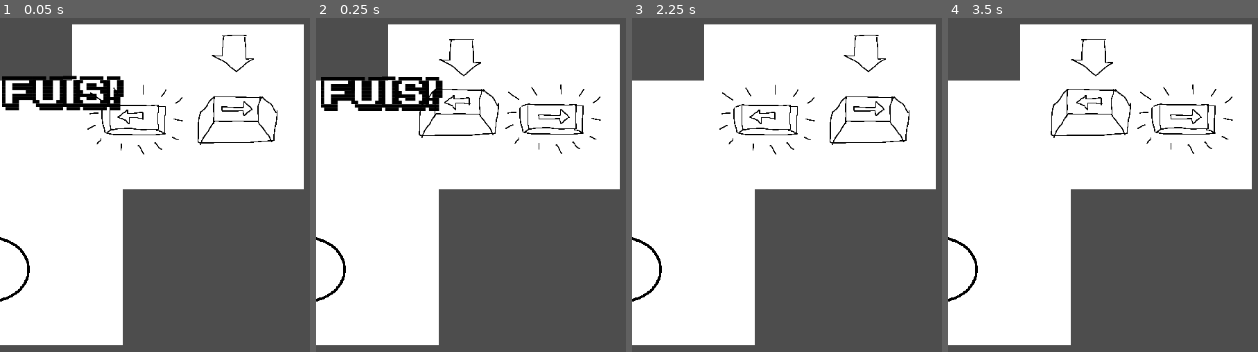
Above: before the commit, frames 1-4 (left to right).
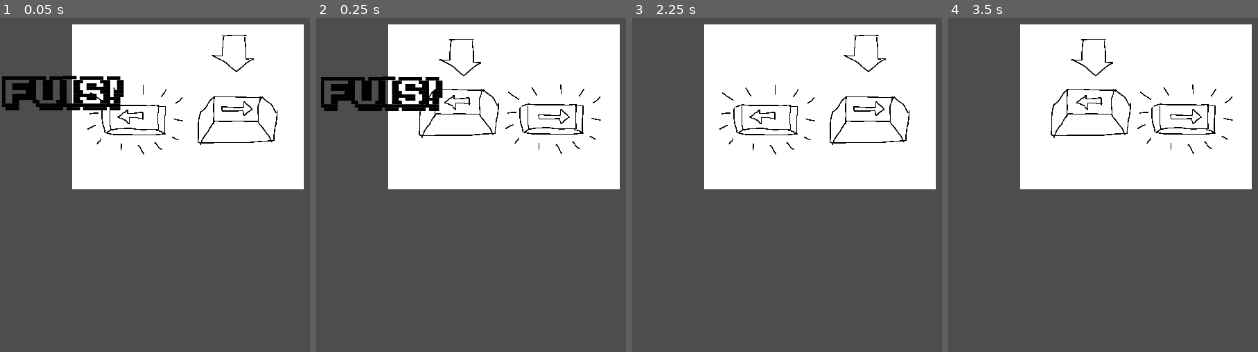
Above: after the commit, the same moments.

Repository: MartinLion1GDC/WarioWareICAN_ML_MD_KK
Game: Godot game, scene res://Jeux/facteur_jeu.tscn
Same seed, same stepped clock (60 frames per second), same inputs: the game is played once before the commit and once after it. This scene is started directly instead of the project's main scene.
Inputs:
- Up to frame 1 (0.05 s): no input
- Up to frame 2 (0.25 s): no input
- Up to frame 3 (2.25 s): tap Enter (ui_accept) at 0.5, 0.77, 1.52 s; hold D (pressright) 0.53-2.03 s; tap Space (PolicierTurnAround) at 0.6, 2.1 s; tap P (spawn) at 1.35 s; hold A (pressleft) from 2.03 s (still down)
- Up to frame 4 (3.5 s): release A (pressleft) at 2.78 s; hold D (pressright) from 2.78 s (still down); tap P (spawn) at 2.85 s; tap Enter (ui_accept) at 3.02 s

The runs differ from the first frame. In frame 1, 25% of the frame differs, in the area x 0-40%, y 18-98%; in frame 2, 25%; in frame 3, 26%; in frame 4, 26%.

Commit message:
push anims facteur
anims + scene facteur

Diff:
--- a/WariowareICAN/Jeux/facteur_jeu.tscn
+++ b/WariowareICAN/Jeux/facteur_jeu.tscn
@@ -1,16 +1,57 @@
-[gd_scene load_steps=8 format=3 uid="uid://dnf61b1smsoyn"]
+[gd_scene load_steps=15 format=3 uid="uid://dnf61b1smsoyn"]
 
 [ext_resource type="Script" path="res://Jeux/facteur_jeu.gd" id="1_0uh8m"]
 [ext_resource type="Texture2D" uid="uid://bqkpmv40k3xau" path="res://AnimationFolder/FacteurAnims/facteur.png" id="2_41oxv"]
+[ext_resource type="Texture2D" uid="uid://2ms075qsef1x" path="res://AnimationFolder/FacteurAnims/pixel_art_WARIOWARE_3.png" id="2_jwdfp"]
 [ext_resource type="Texture2D" uid="uid://b5j6mwr2840ul" path="res://AnimationFolder/FacteurAnims/pressleft.png" id="3_o6jvg"]
 [ext_resource type="Texture2D" uid="uid://cxd3418glpm3h" path="res://AnimationFolder/FacteurAnims/pressright.png" id="4_n2wn5"]
 [ext_resource type="PackedScene" uid="uid://bqbac1ikd524p" path="res://texte.tscn" id="5_qupsy"]
+
+[sub_resource type="AtlasTexture" id="AtlasTexture_p53td"]
+atlas = ExtResource("2_jwdfp")
+region = Rect2(0, 39, 33, 39)
+
+[sub_resource type="AtlasTexture" id="AtlasTexture_cvkd1"]
+atlas = ExtResource("2_jwdfp")
+region = Rect2(33, 39, 33, 39)
+
+[sub_resource type="AtlasTexture" id="AtlasTexture_lvvnf"]
+atlas = ExtResource("2_jwdfp")
+region = Rect2(66, 39, 33, 39)
+
+[sub_resource type="AtlasTexture" id="AtlasTexture_jqb6x"]
+atlas = ExtResource("2_jwdfp")
+region = Rect2(0, 0, 33, 39)
+
+[sub_resource type="AtlasTexture" id="AtlasTexture_2o03k"]
+atlas = ExtResource("2_jwdfp")
+region = Rect2(33, 0, 33, 39)
 
 [sub_resource type="SpriteFrames" id="SpriteFrames_5xqym"]
 animations = [{
 "frames": [{
 "duration": 1.0,
+"texture": SubResource("AtlasTexture_p53td")
+}, {
+"duration": 1.0,
+"texture": SubResource("AtlasTexture_cvkd1")
+}, {
+"duration": 1.0,
+"texture": SubResource("AtlasTexture_lvvnf")
+}],
+"loop": true,
+"name": &"facteur",
+"speed": 5.0
+}, {
+"frames": [{
+"duration": 1.0,
 "texture": ExtResource("2_41oxv")
+}, {
+"duration": 1.0,
+"texture": SubResource("AtlasTexture_jqb6x")
+}, {
+"duration": 1.0,
+"texture": SubResource("AtlasTexture_2o03k")
 }],
 "loop": true,
 "name": &"idle",
@@ -31,15 +72,18 @@
 "speed": 5.0
 }]
 
+[sub_resource type="SpriteFrames" id="SpriteFrames_yd60v"]
+
 [node name="FacteurJeu" type="Node2D"]
 position = Vector2(0, 237)
 script = ExtResource("1_0uh8m")
 
 [node name="Facteuranims" type="AnimatedSprite2D" parent="."]
-position = Vector2(-90.6, 203.25)
-scale = Vector2(0.764, 0.764)
+position = Vector2(-27.303, 159.722)
+scale = Vector2(1.29109, 1.29109)
 sprite_frames = SubResource("SpriteFrames_5xqym")
-animation = &"idle"
+animation = &"facteur"
+frame_progress = 0.140074
 
 [node name="ArrowPressinganims" type="AnimatedSprite2D" parent="."]
 position = Vector2(271.4, 50.25)
@@ -57,6 +101,9 @@
 [node name="Label" parent="TexteStartNode" index="0"]
 theme_override_colors/font_color = Color(0, 0, 0, 1)
 
+[node name="AnimatedSprite2D" type="AnimatedSprite2D" parent="."]
+sprite_frames = SubResource("SpriteFrames_yd60v")
+
 [connection signal="timeout" from="GameTimer" to="." method="_on_game_timer_timeout"]
 
 [editable path="TexteStartNode"]
Binary file added: WariowareICAN/AnimationFolder/Background facteur.png
Not shown, added: WariowareICAN/AnimationFolder/Background facteur.png.import
Binary file added: WariowareICAN/AnimationFolder/Background long facteur.png
Not shown, added: WariowareICAN/AnimationFolder/Background long facteur.png.import
Binary file added: WariowareICAN/AnimationFolder/FacteurAnims/LETTRE_D-Sheet.png
Not shown, added: WariowareICAN/AnimationFolder/FacteurAnims/LETTRE_D-Sheet.png.import
Binary file added: WariowareICAN/AnimationFolder/FacteurAnims/LETTRE_Q-Sheet.png
Not shown, added: WariowareICAN/AnimationFolder/FacteurAnims/LETTRE_Q-Sheet.png.import
Binary file added: WariowareICAN/AnimationFolder/FacteurAnims/dogs angry bon.png
Not shown, added: WariowareICAN/AnimationFolder/FacteurAnims/dogs angry bon.png.import
Binary file added: WariowareICAN/AnimationFolder/FacteurAnims/pixel_art_WARIOWARE_3.png
Not shown, added: WariowareICAN/AnimationFolder/FacteurAnims/pixel_art_WARIOWARE_3.png.import
